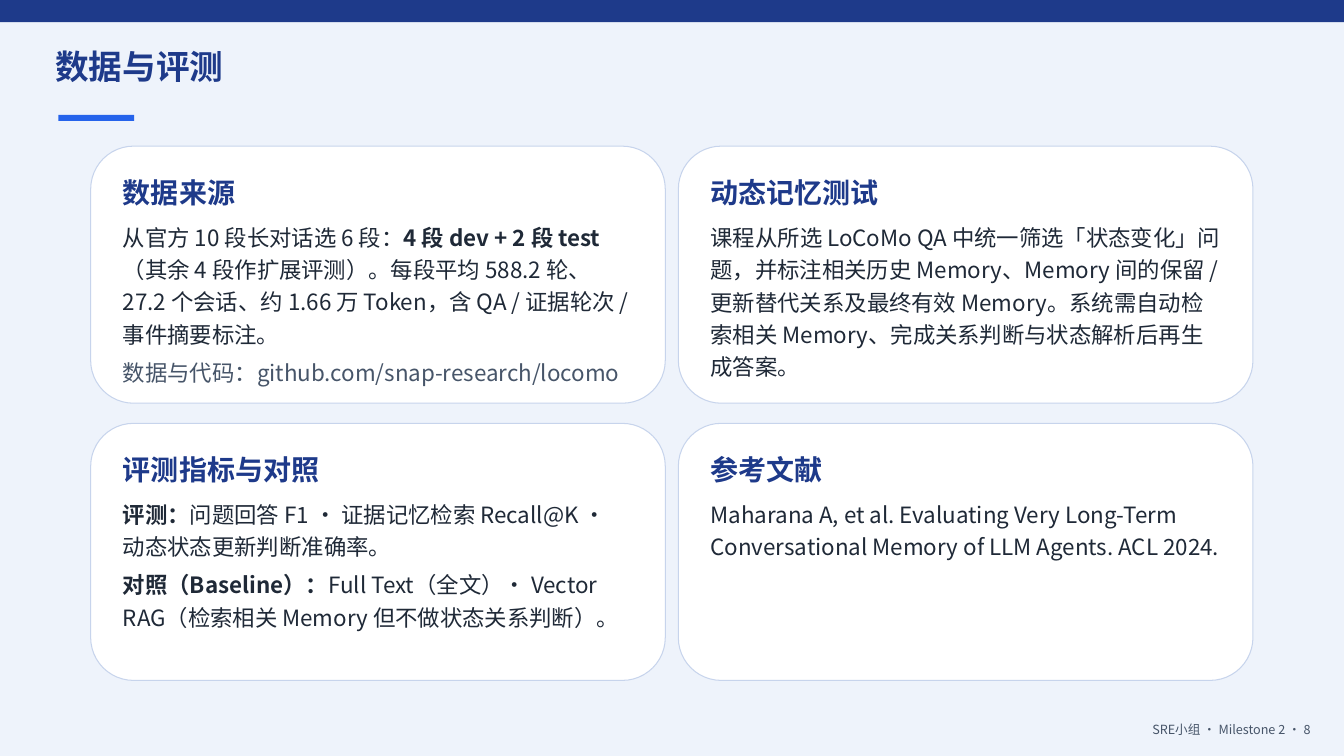
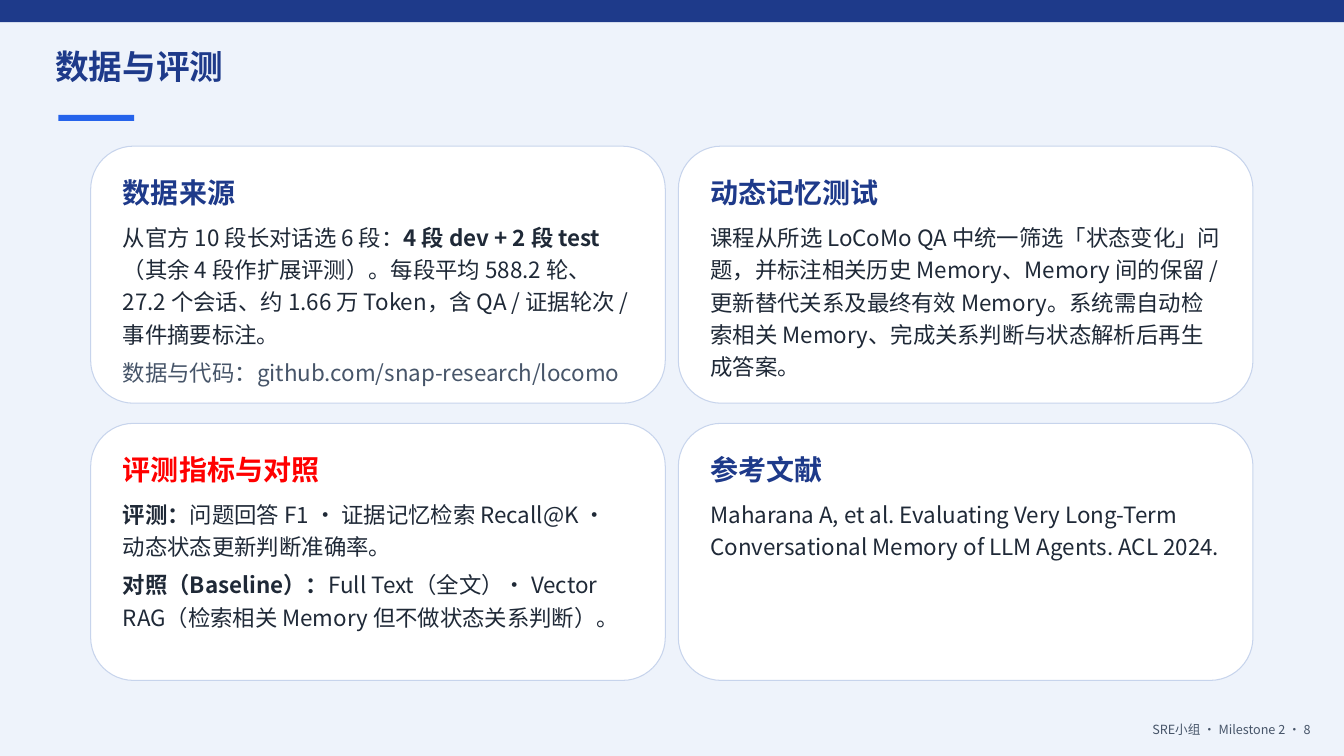
Before and after one commit to w13126755377-ops/SRE-project, a slide deck: slide 8 of PROJECT-MILESTONE2-第六组-SRE小组-v2.pptx. Drawn at 1344x756 pixels with LibreOffice and Linux fonts; fonts in the diff are those of the drawing. Boxes give left, top, right and bottom in pixels: in the first picture for what was removed or moved away, otherwise in the second. Text is boxed around its words. In the diff, an @@ line names an element or a change of style, - is before the commit and + after.

```diff
--- a/PROJECT-MILESTONE2-第六组-SRE小组-v2.pptx
+++ b/PROJECT-MILESTONE2-第六组-SRE小组-v2.pptx
@@ text at bbox=[123, 456, 319, 483]: text colour #1E3A8A to #FF0000 in "评测指标与对照" @@
```
Also in this commit, not shown: 4 other slides changed, 6 other files.
